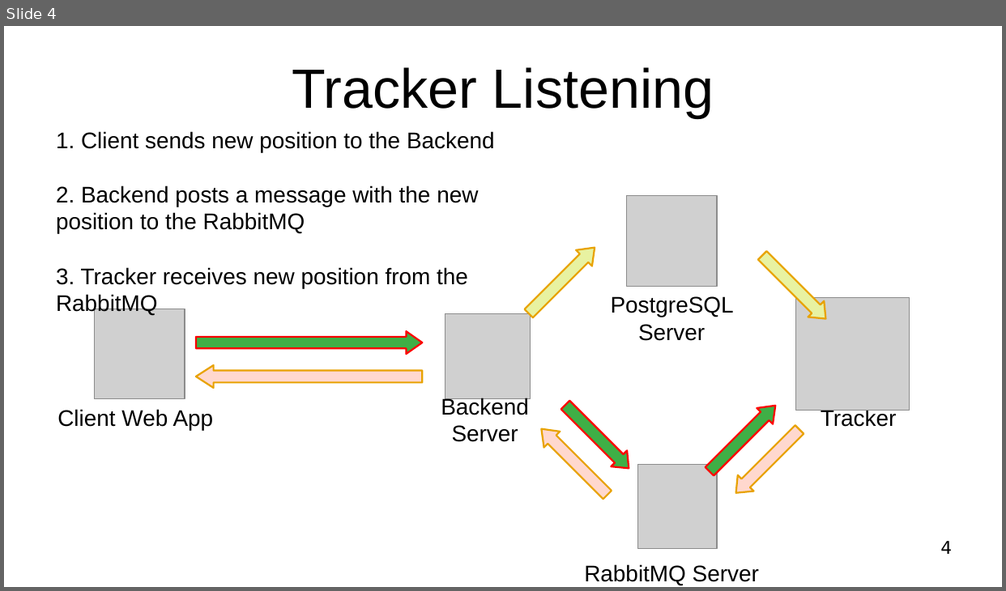
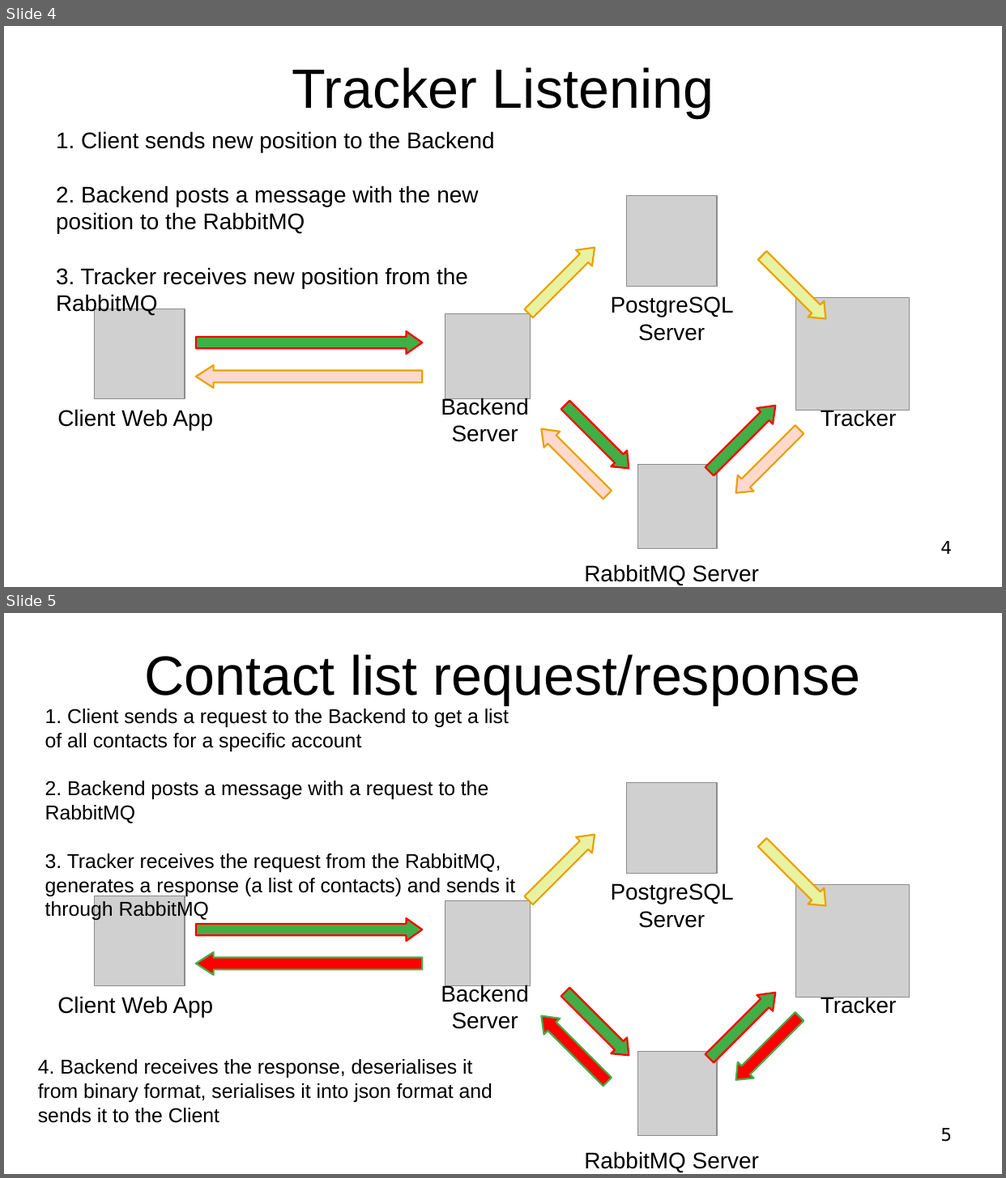
Before and after one commit to WeededMuffin385/PBT205, a slide deck: contact_tracing/documentation/architecture_presentation.odp. Shown one above the other, each under a label of ours: slide 4 before the commit, slides 4 and 5 after it. The pictures are 1006x591 and 1006x1178 pixels, drawn with LibreOffice and Linux fonts; fonts in the diff are those of the drawing; grey boxes stand for pictures. Boxes give left, top, right and bottom in pixels: in the first picture for what was removed or moved away, otherwise in the second. Text is boxed around its words. In the diff, an @@ line names an element or a change of style, - is before the commit and + after.

Commit message:
[CONTACT TRACING] Updated presentation

```diff
--- a/contact_tracing/documentation/architecture_presentation.odp
+++ b/contact_tracing/documentation/architecture_presentation.odp
@@ slide 5 added at bbox=[4, 613, 1002, 1174], background #FFFFFF @@
@@ title added at bbox=[144, 654, 860, 705], 44 pt, text #000000 @@
+Contact list request/response
@@ text added at bbox=[45, 709, 515, 921], 16 pt, text #000000 @@
+1. Client sends a request to the Backend to get a list of all contacts for a specific account
+2. Backend posts a message with a request to the RabbitMQ
+3. Tracker receives the request from the RabbitMQ, generates a response (a list of contacts) and sends it through RabbitMQ
@@ picture added at bbox=[626, 782, 717, 873] @@
@@ left arrow added at bbox=[522, 827, 603, 909], fill #E8F2A1, outline #E8A202 1.42 pt @@
@@ right arrow added at bbox=[754, 835, 833, 914], fill #E8F2A1, outline #E8A202 1.42 pt @@
@@ picture added at bbox=[95, 896, 185, 986] @@
@@ picture added at bbox=[445, 901, 530, 986] @@
@@ text added at bbox=[611, 884, 734, 928], 18 pt, text #000000 @@
+PostgreSQL Server
@@ picture added at bbox=[796, 884, 910, 998] @@
@@ right arrow added at bbox=[196, 918, 423, 941], fill #3FAF46, outline #FF0000 1.42 pt @@
@@ left arrow added at bbox=[196, 952, 423, 975], fill #FF0000, outline #3FAF46 1.42 pt @@
@@ text added at bbox=[57, 996, 214, 1017], 18 pt, text #000000 @@
+Client Web App
@@ text added at bbox=[441, 984, 529, 1029], 18 pt, text #000000 @@
+Backend Server
@@ right arrow added at bbox=[558, 984, 637, 1063], fill #3FAF46, outline #FF0000 1.42 pt @@
@@ left arrow added at bbox=[701, 985, 783, 1067], fill #3FAF46, outline #FF0000 1.42 pt @@
@@ text added at bbox=[820, 995, 897, 1014], 18 pt, text #000000 @@
+Tracker
@@ left arrow added at bbox=[534, 1008, 616, 1090], fill #FF0000, outline #3FAF46 1.42 pt @@
@@ right arrow added at bbox=[728, 1009, 808, 1088], fill #FF0000, outline #3FAF46 1.42 pt @@
@@ text added at bbox=[38, 1059, 492, 1123], 16 pt, text #000000 @@
+4. Backend receives the response, deserialises it from binary format, serialises it into json format and sends it to the Client
@@ picture added at bbox=[638, 1052, 718, 1136] @@
@@ page number added at bbox=[940, 1128, 952, 1142], 14 pt, text #000000 @@
+5
@@ text added at bbox=[584, 1152, 759, 1173], 18 pt, text #000000 @@
+RabbitMQ Server
```
